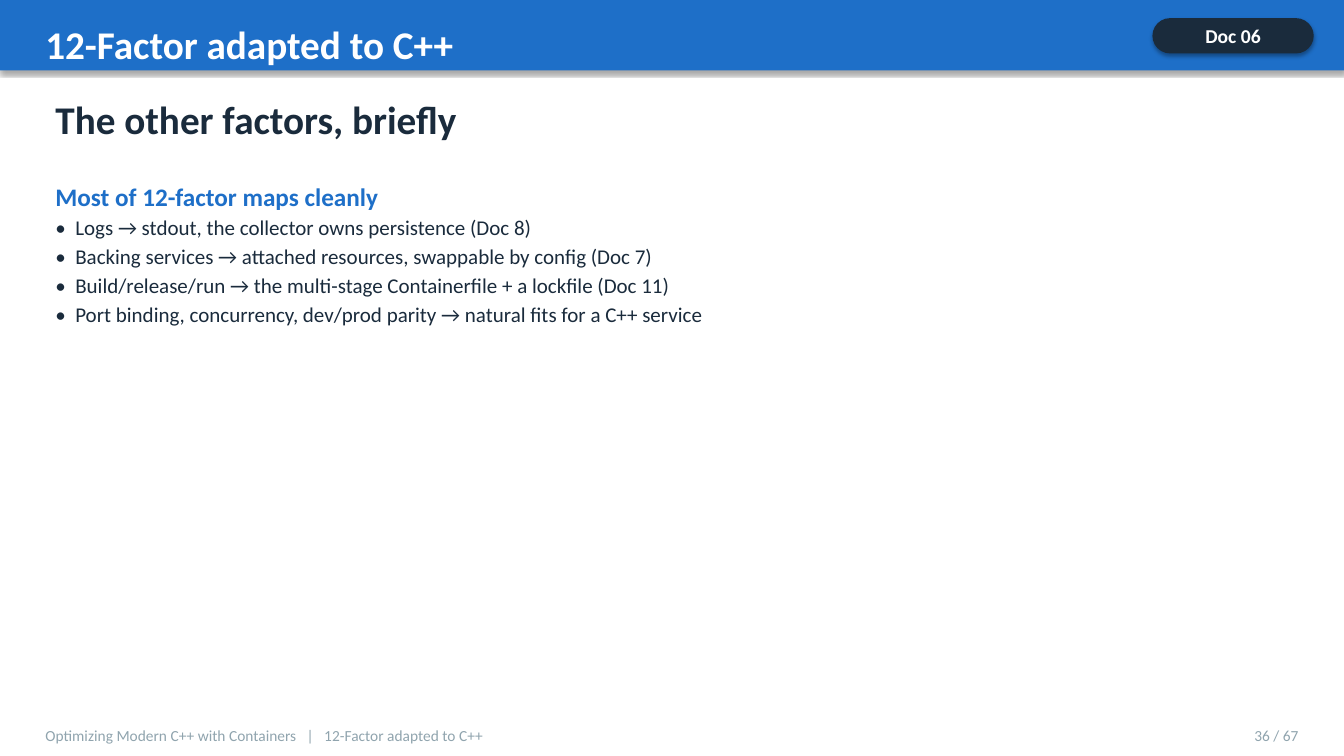
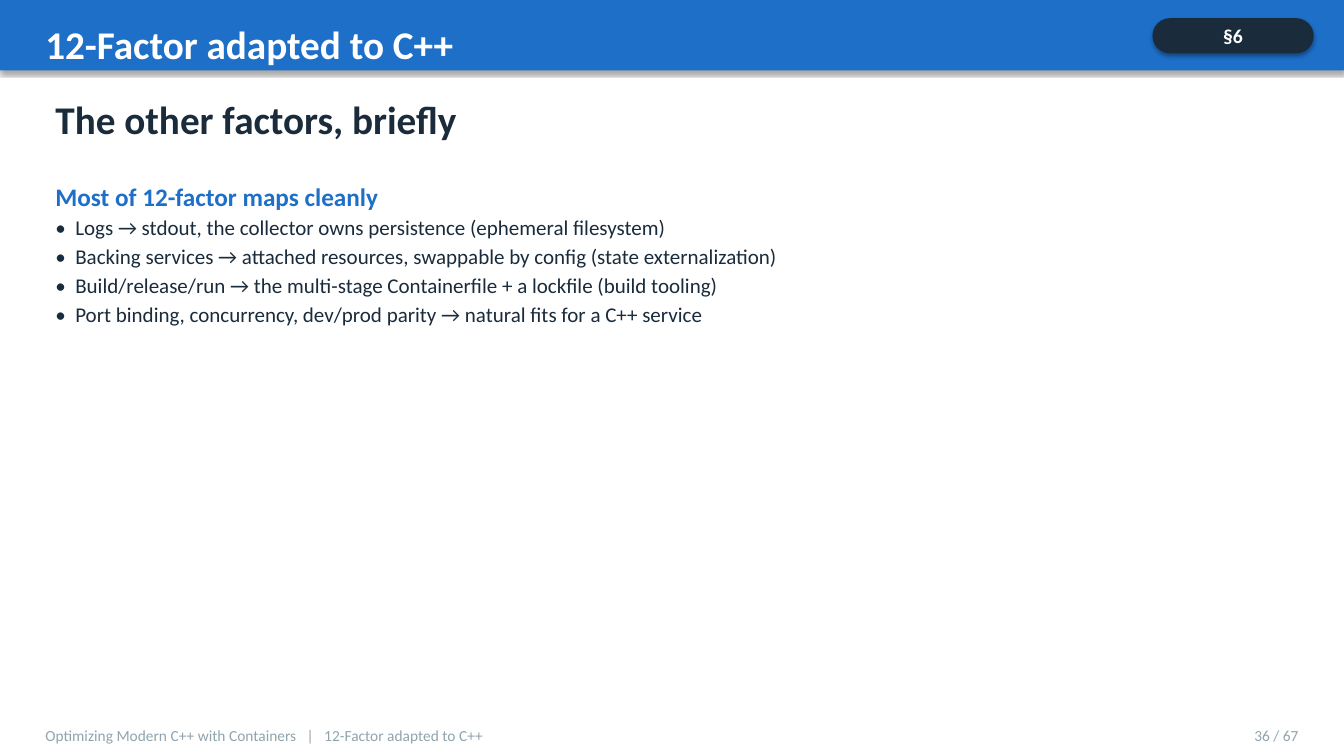
Before and after one commit to patterncatalyst/cpp-container-optimization-tutorial, a slide deck: slide 36 of presentation/cpp-statelessness-compendium.pptx. Drawn at 1344x756 pixels with LibreOffice and Linux fonts; fonts in the diff are those of the drawing. Boxes give left, top, right and bottom in pixels: in the first picture for what was removed or moved away, otherwise in the second. Text is boxed around its words. In the diff, an @@ line names an element or a change of style, - is before the commit and + after.

```diff
--- a/presentation/cpp-statelessness-compendium.pptx
+++ b/presentation/cpp-statelessness-compendium.pptx
@@ text at box(1223, 29, 1243, 44): text changed @@
-Doc 06
+§6
@@ text at box(75, 220, 776, 297): text changed @@
-• Logs → stdout, the collector owns persistence (Doc 8)
-• Backing services → attached resources, swappable by config (Doc 7)
-• Build/release/run → the multi-stage Containerfile + a lockfile (Doc 11)
+• Logs → stdout, the collector owns persistence (ephemeral filesystem)
+• Backing services → attached resources, swappable by config (state externalization)
+• Build/release/run → the multi-stage Containerfile + a lockfile (build tooling)
```
Also in this commit, not shown: 44 other slides changed, 1 other file.
